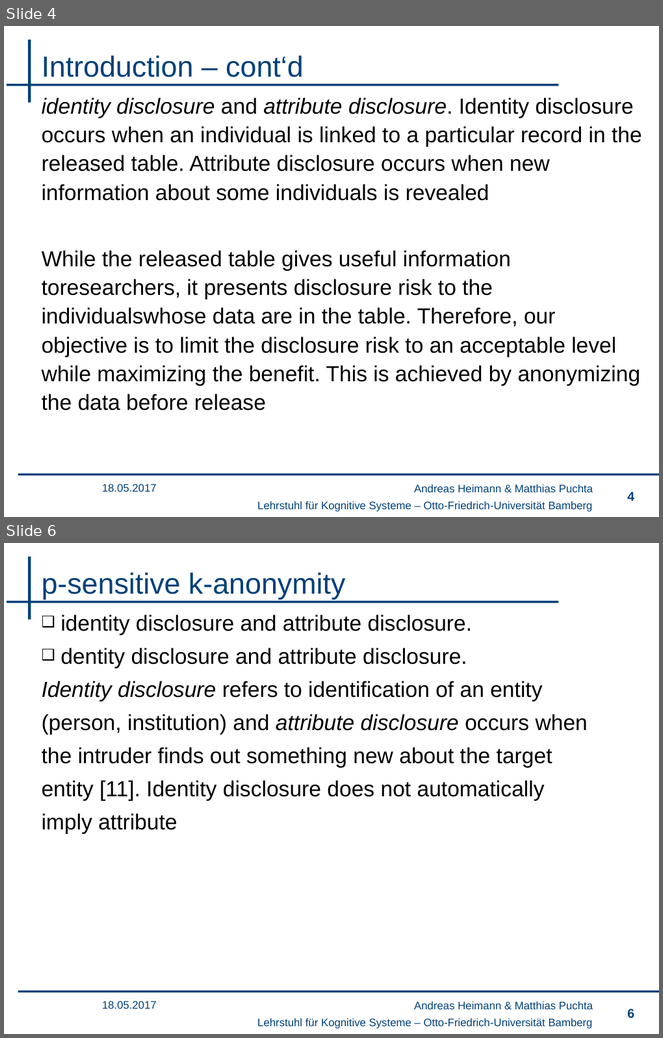
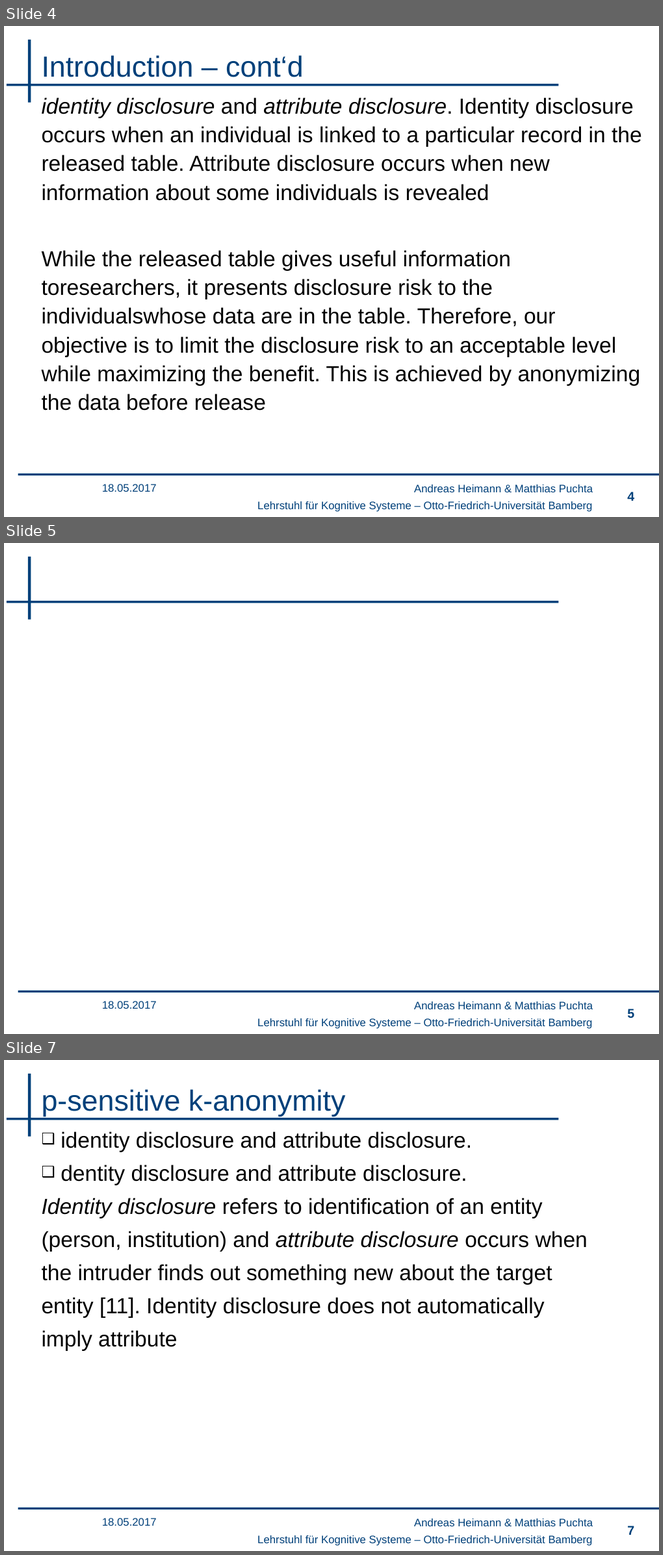
Before and after one commit to wsgan001/PSI-MSem, a slide deck: presentation/sicherheits.pptx. Shown one above the other, each under a label of ours: slides 4 and 6 before the commit, slides 4, 5 and 7 after it; the slides between them are not shown. The pictures are 663x1038 and 663x1555 pixels, drawn with LibreOffice and Linux fonts; fonts in the diff are those of the drawing; background and template pictures are left out. Boxes give left, top, right and bottom in pixels: in the first picture for what was removed or moved away, otherwise in the second. Text is boxed around its words. In the diff, an @@ line names an element or a change of style, - is before the commit and + after.

```diff
--- a/presentation/sicherheits.pptx
+++ b/presentation/sicherheits.pptx
@@ slide 5 added at (4,543,659,1034), background #FFFFFF; not listed: 4 template elements that a slide beside it also shows @@
@@ text added at (102,1001,157,1009), 12 pt, text #00407A @@
+18.05.2017
@@ text added at (414,1002,593,1010), 12 pt, text #00407A @@
+Andreas Heimann & Matthias Puchta
@@ page number added at (627,1009,634,1019), 14 pt, text #00407A @@
+5
@@ what was slide 6 is now slide 7 @@
@@ page number at (627,1526,634,1535): text changed @@
-6
+7
```
Also in this commit, not shown: 1 slide changed.
